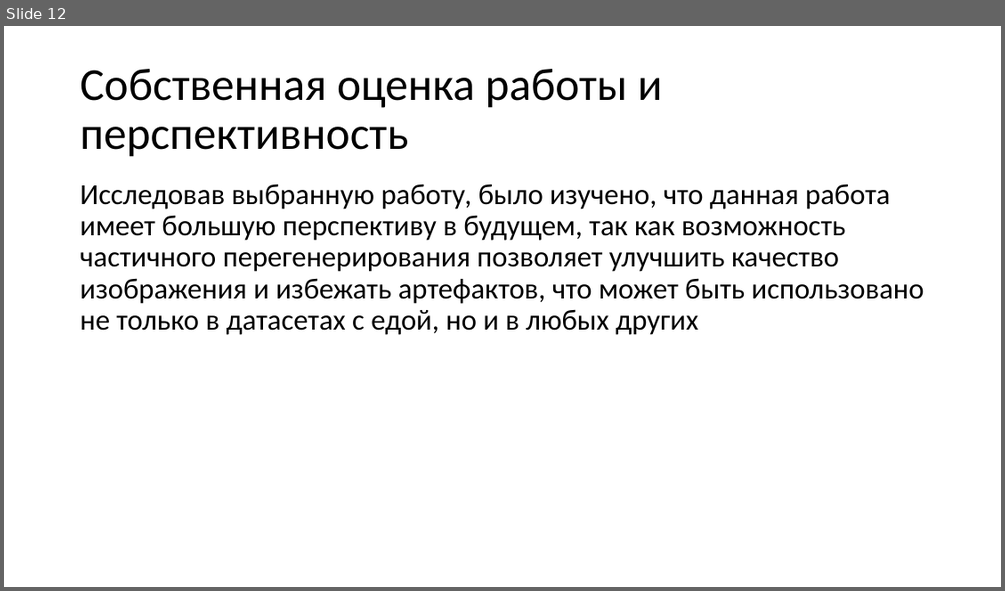
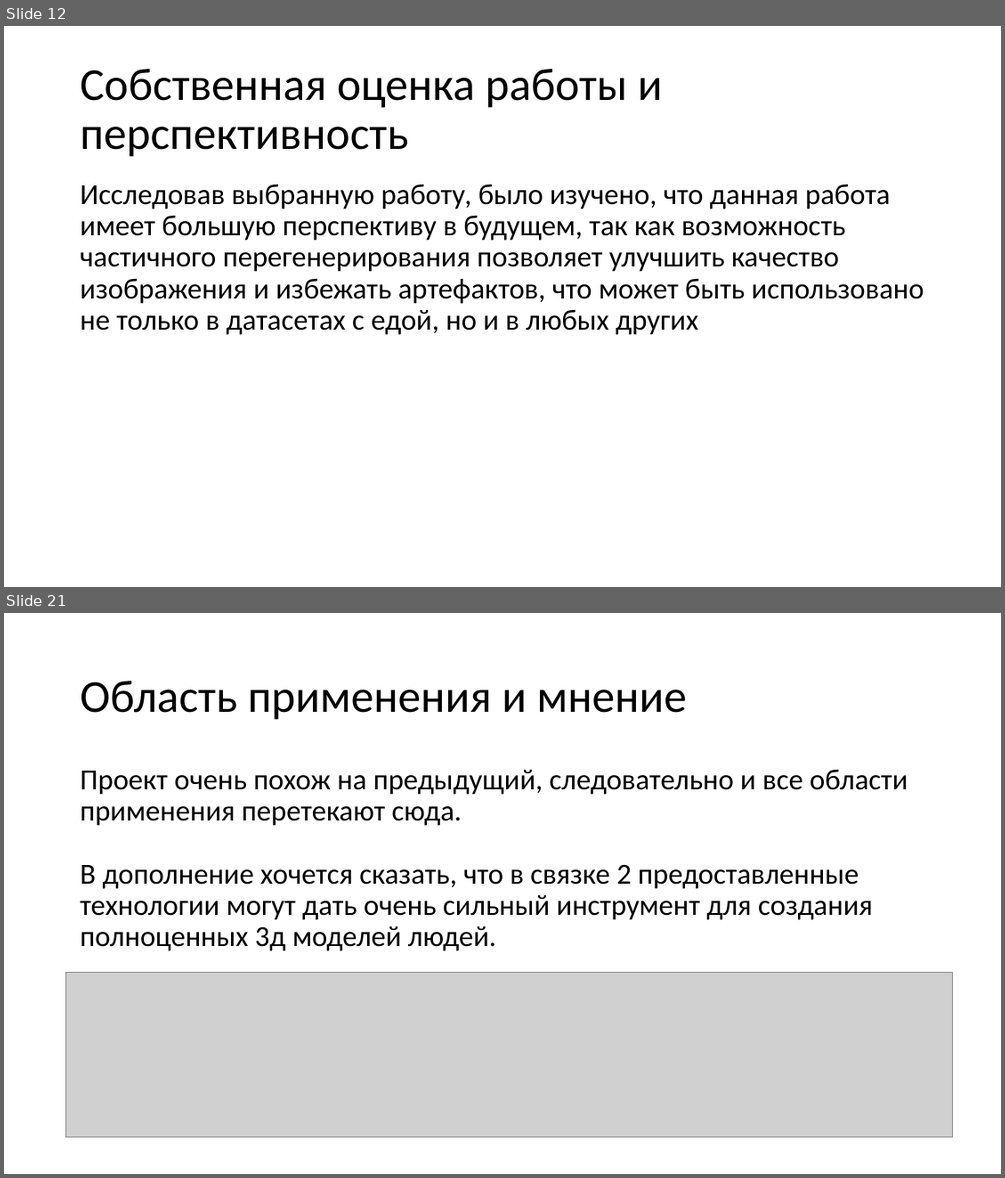
Before and after one commit to katanayka/katanayka, a slide deck: Sozdanie_uslovnogo_obraza_sinteticheskoy_pischi.pptm. Shown one above the other, each under a label of ours: slide 12 before the commit, slides 12 and 21 after it; the slides between them are not shown. The pictures are 1005x591 and 1005x1178 pixels, drawn with LibreOffice and Linux fonts; fonts in the diff are those of the drawing; grey boxes stand for pictures. Boxes give left, top, right and bottom in pixels: in the first picture for what was removed or moved away, otherwise in the second. Text is boxed around its words. In the diff, an @@ line names an element or a change of style, - is before the commit and + after.

```diff
--- a/Sozdanie_uslovnogo_obraza_sinteticheskoy_pischi.pptm
+++ b/Sozdanie_uslovnogo_obraza_sinteticheskoy_pischi.pptm
@@ slide 21 added at [4,613,1001,1174], background #FFFFFF @@
@@ title added at [80,681,687,720], 44 pt, text #000000 @@
+Область применения и мнение
@@ text added at [80,769,907,951], 28 pt, text #000000 @@
+Проект очень похож на предыдущий, следовательно и все области применения перетекают сюда.
+В дополнение хочется сказать, что в связке 2 предоставленные технологии могут дать очень сильный инструмент для создания полноценных 3д моделей людей.
@@ picture added at [65,973,952,1137] @@
```
Also in this commit, not shown: 8 other slides added.
